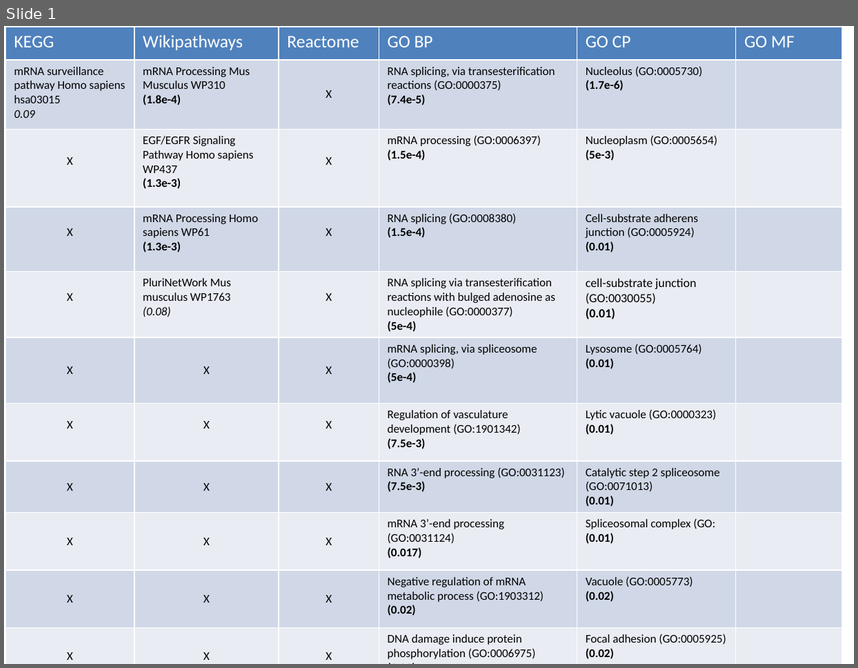
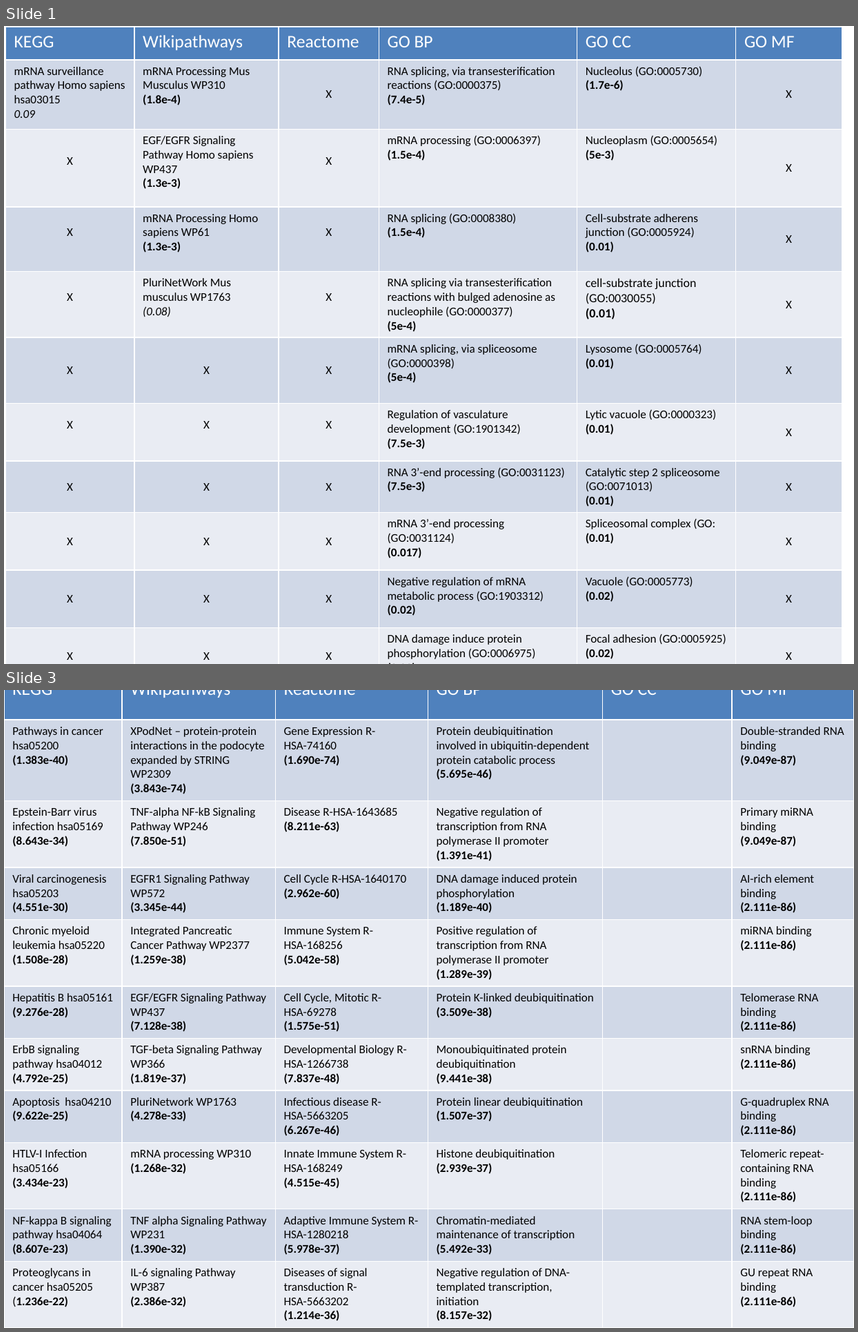
Before and after one commit to AnalytiClaire/TDP-43_Code, a slide deck: Results/GeneExpression/FoldChangeResults/Results.pptx. Shown one above the other, each under a label of ours: slide 1 before the commit, slides 1 and 3 after it; the slides between them are not shown. The pictures are 858x668 and 858x1332 pixels, drawn with LibreOffice and Linux fonts; fonts in the diff are those of the drawing. Boxes give left, top, right and bottom in pixels: in the first picture for what was removed or moved away, otherwise in the second. Text is boxed around its words. In the diff, an @@ line names an element or a change of style, - is before the commit and + after.

```diff
--- a/Results/GeneExpression/FoldChangeResults/Results.pptx
+++ b/Results/GeneExpression/FoldChangeResults/Results.pptx
@@ slide 3 added at box(4, 690, 854, 1328), background #FFFFFF @@
@@ table added at box(4, 690, 853, 1328), 11 rows, 6 columns @@
+KEGG | Wikipathways | Reactome | GO BP | GO CC | GO MF
+Pathways in cancer hsa05200 / (1.383e-40) | XPodNet – protein-protein interactions in the podocyte expanded by STRING WP2309 / (3.843e-74) | Gene Expression R-HSA-74160 / (1.690e-74) | Protein deubiquitination involved in ubiquitin-dependent protein catabolic process / (5.695e-46) |  | Double-stranded RNA binding / (9.049e-87)
+Epstein-Barr virus infection hsa05169 / (8.643e-34) | TNF-alpha NF-kB Signaling Pathway WP246 / (7.850e-51) | Disease R-HSA-1643685 / (8.211e-63) | Negative regulation of transcription from RNA polymerase II promoter / (1.391e-41) |  | Primary miRNA binding / (9.049e-87)
+Viral carcinogenesis hsa05203 / (4.551e-30) | EGFR1 Signaling Pathway WP572 / (3.345e-44) | Cell Cycle R-HSA-1640170 / (2.962e-60) | DNA damage induced protein phosphorylation / (1.189e-40) |  | AI-rich element binding / (2.111e-86)
+Chronic myeloid leukemia hsa05220 / (1.508e-28) | Integrated Pancreatic Cancer Pathway WP2377 / (1.259e-38) | Immune System R-HSA-168256 / (5.042e-58) | Positive regulation of transcription from RNA polymerase II promoter / (1.289e-39) |  | miRNA binding / (2.111e-86)
+Hepatitis B hsa05161 / (9.276e-28) | EGF/EGFR Signaling Pathway WP437 / (7.128e-38) | Cell Cycle, Mitotic R-HSA-69278 / (1.575e-51) | Protein K-linked deubiquitination / (3.509e-38) |  | Telomerase RNA binding / (2.111e-86)
+ErbB signaling pathway hsa04012 / (4.792e-25) | TGF-beta Signaling Pathway WP366 / (1.819e-37) | Developmental Biology R-HSA-1266738 / (7.837e-48) | Monoubiquitinated protein deubiquitination / (9.441e-38) |  | snRNA binding / (2.111e-86)
+Apoptosis hsa04210 / (9.622e-25) | PluriNetwork WP1763 / (4.278e-33) | Infectious disease R-HSA-5663205 / (6.267e-46) | Protein linear deubiquitination / (1.507e-37) |  | G-quadruplex RNA binding / (2.111e-86)
+HTLV-I Infection hsa05166 / (3.434e-23) | mRNA processing WP310 / (1.268e-32) | Innate Immune System R-HSA-168249 / (4.515e-45) | Histone deubiquitination / (2.939e-37) |  | Telomeric repeat-containing RNA binding / (2.111e-86)
+NF-kappa B signaling pathway hsa04064 / (8.607e-23) | TNF alpha Signaling Pathway WP231 / (1.390e-32) | Adaptive Immune System R-HSA-1280218 / (5.978e-37) | Chromatin-mediated maintenance of transcription / (5.492e-33) |  | RNA stem-loop binding / (2.111e-86)
+Proteoglycans in cancer hsa05205 / (1.236e-22) | IL-6 signaling Pathway WP387 / (2.386e-32) | Diseases of signal transduction R-HSA-5663202 / (1.214e-36) | Negative regulation of DNA-templated transcription, initiation / (8.157e-32) |  | GU repeat RNA binding / (2.111e-86)
@@ slide 1 changed as well @@
@@ table at box(5, 27, 842, 664) @@
-row 1, column 5: GO CP
+row 1, column 5: GO CC
-row 2, column 6: 
+row 2, column 6: X
-row 3, column 6: 
+row 3, column 6: X
-row 4, column 6: 
+row 4, column 6: X
-row 5, column 6: 
+row 5, column 6: X
-row 6, column 6: 
+row 6, column 6: X
-row 7, column 6: 
+row 7, column 6: X
-row 8, column 6: 
+row 8, column 6: X
-row 9, column 6: 
+row 9, column 6: X
-row 10, column 6: 
+row 10, column 6: X
-row 11, column 6: 
+row 11, column 6: X
```
Also in this commit, not shown: 1 other slide added, 5 other files.
